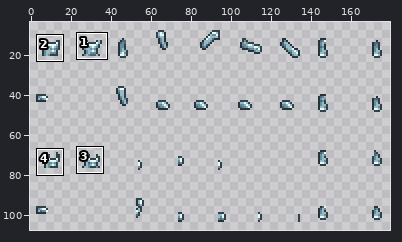
File history of a sprite sheet, Items/Armor/DamascusBreastplate_Body.png. The picture above shows the old version from afar; the outline marks the close-up.
Close-up. The starting point:
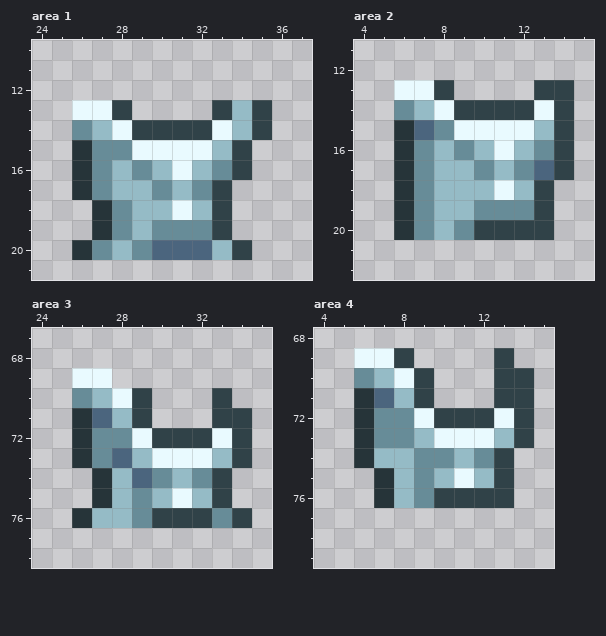
The file is 360x224 pixels, drawn in blocks of 2x2; one block is one cell here. Shown: area 1: x 24..37, y 10..21; area 2: x 4..15, y 11..22; area 3: x 24..35, y 67..78; area 4: x 4..15, y 68..79. The wide view leaves out empty margins. The commit also changed other parts of the picture, which this record leaves out.
Now the later version:
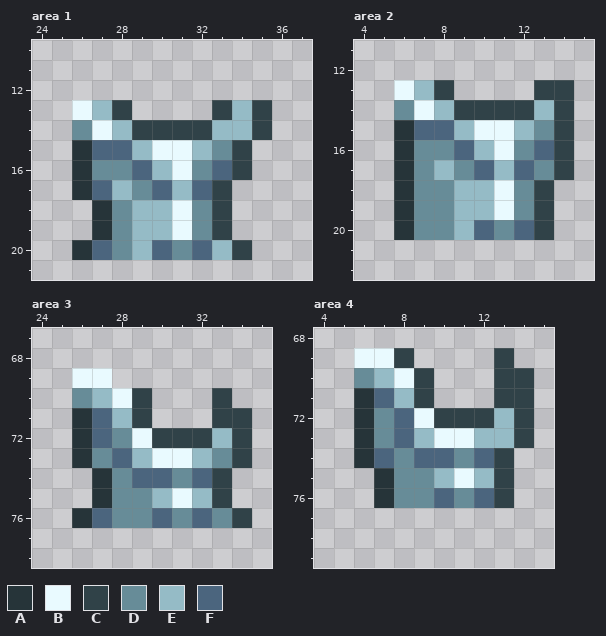
Palette (. is transparent): A #263439  B #e9faff  C #304248  D #678c98  E #95bbc6  F #4b657e
Changes in this commit:
Area 1:
y 13: x 27 B -> E
y 14: x 27..28 EB -> BE; x 33 B -> E
y 15: x 27..29 DDB -> FFE; x 32..33 BE -> ED
y 16: x 28..29 ED -> DF; x 32..33 ED -> DF
y 17: x 27 D -> F; x 29..30 ED -> DF; x 32 D -> F
y 18: x 32 E -> D
y 19: x 30..31 DD -> EB
y 20: x 27..29 DED -> FDE; x 31 F -> D
Area 2:
y 13: x 7 B -> E
y 14: x 7..8 EB -> BE; x 13 B -> E
y 15: x 8..9 DB -> FE; x 12..13 BE -> ED
y 16: x 8..9 ED -> DF; x 12..13 ED -> DF
y 17: x 9..10 ED -> DF; x 12..13 DF -> FD
y 18: x 8 E -> D; x 12 E -> D
y 19: x 8 E -> D; x 10..11 DD -> EB
y 20: x 8..12 EDCCC -> DEFDF
Area 3:
y 72: x 27 D -> F; x 33 B -> E
y 73: x 32..33 BE -> ED
y 74: x 28 E -> D; x 30..32 DED -> FDF
y 75: x 28 E -> D
y 76: x 27..28 EE -> FD; x 30..32 CCC -> FDF
Area 4:
y 72: x 8 D -> F; x 13 B -> E
y 73: x 8 D -> F; x 12 B -> E
y 74: x 7..12 EEDDED -> FDFFDF
y 75: x 8 E -> D
y 76: x 8 E -> D; x 10..12 CCC -> FDF
Pixel boxes of the changes (left, top, right, bottom) in both close-ups:
changed: (92, 100, 232, 260)
changed: (414, 80, 554, 240)
changed: (92, 428, 232, 528)
changed: (374, 408, 514, 508)
